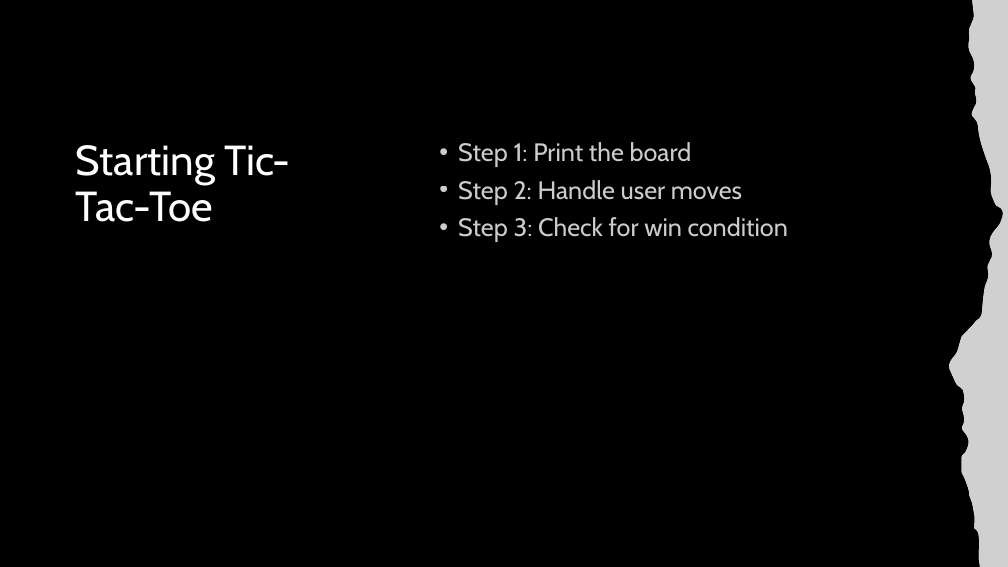
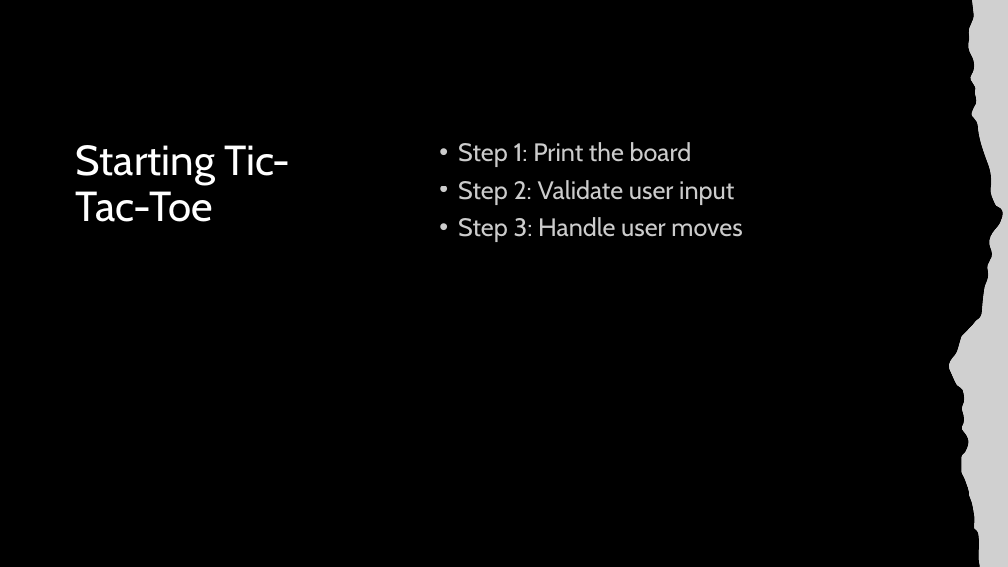
Before and after one commit to HackYourFutureBelgium/master-class-dot-net, a slide deck: slide 12 of week01/slides.pptx. Drawn at 1008x567 pixels with LibreOffice and Linux fonts; fonts in the diff are those of the drawing; grey boxes stand for pictures. Boxes give left, top, right and bottom in pixels: in the first picture for what was removed or moved away, otherwise in the second. Text is boxed around its words. In the diff, an @@ line names an element or a change of style, - is before the commit and + after.

```diff
--- a/week01/slides.pptx
+++ b/week01/slides.pptx
@@ text at (458, 180, 742, 242): text changed @@
-• Step 2: Handle user moves
-• Step 3: Check for win condition
+• Step 2: Validate user input
+• Step 3: Handle user moves
```
Also in this commit, not shown: 1 other file.
